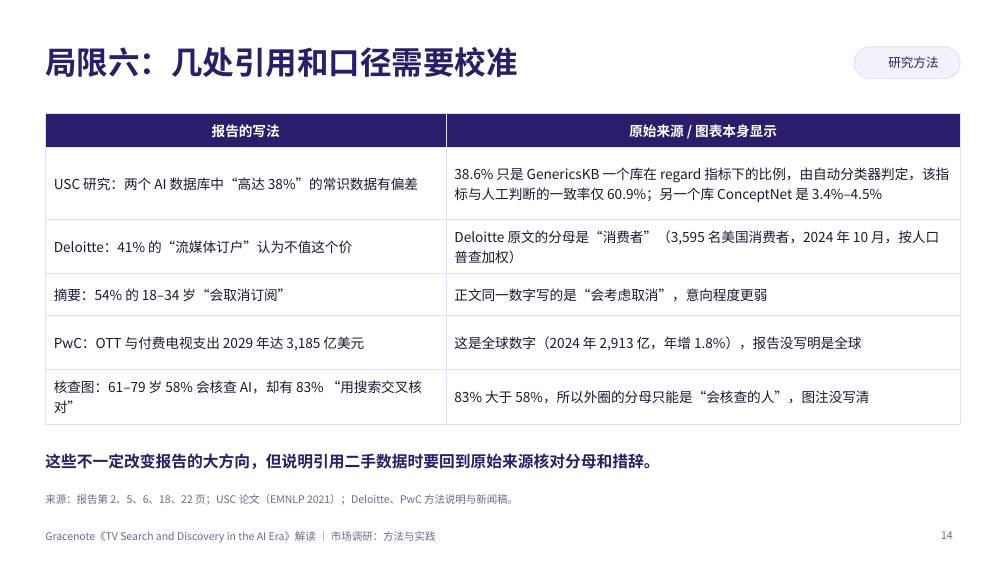
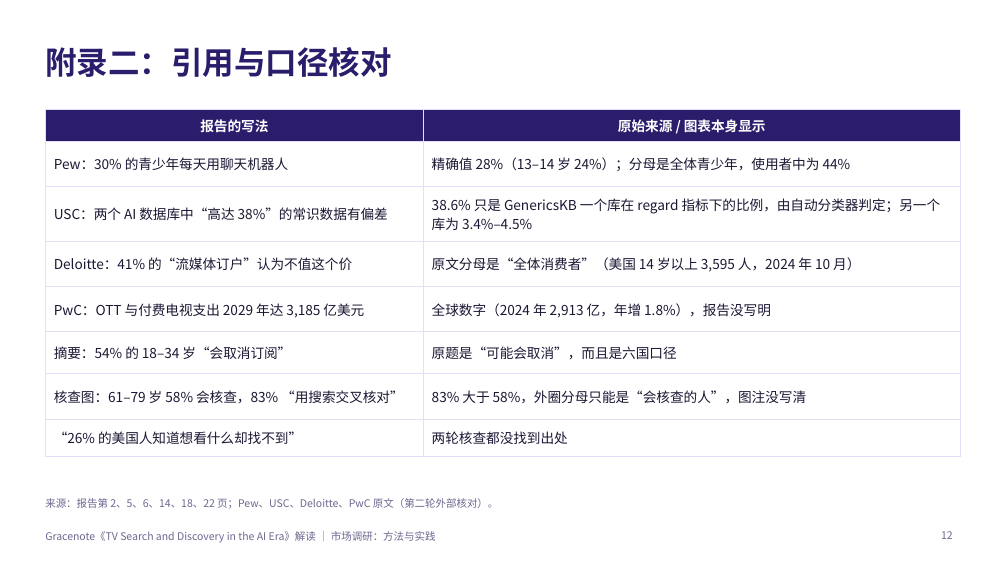
Before and after one commit to jayleo113/ppt, a slide deck: slide 12 of Gracenote_AI报告解读_课堂分享.pptx (slide 14 before the commit). Drawn at 1008x567 pixels with LibreOffice and Linux fonts; fonts in the diff are those of the drawing; background and template pictures are left out. Boxes give left, top, right and bottom in pixels: in the first picture for what was removed or moved away, otherwise in the second. Text is boxed around its words. In the diff, an @@ line names an element or a change of style, - is before the commit and + after.

```diff
--- a/Gracenote_AI报告解读_课堂分享.pptx
+++ b/Gracenote_AI报告解读_课堂分享.pptx
@@ title at bbox=[45, 47, 391, 77]: text changed @@
-局限六：几处引用和口径需要校准
+附录二：引用与口径核对
@@ rounded rectangle removed at bbox=[854, 47, 960, 79] @@
@@ text removed at bbox=[888, 56, 938, 68] @@
-研究方法
@@ table at bbox=[45, 110, 960, 448] @@
-row 2: USC 研究：两个 AI 数据库中“高达 38%”的常识数据有偏差 | 38.6% 只是 GenericsKB 一个库在 regard 指标下的比例，由自动分类器判定，该指标与人工判断的一致率仅 60.9%；另一个库 ConceptNet 是 3.4%–4.5%
-row 3: Deloitte：41% 的“流媒体订户”认为不值这个价 | Deloitte 原文的分母是“消费者”（3,595 名美国消费者，2024 年 10 月，按人口普查加权）
-row 4: 摘要：54% 的 18–34 岁“会取消订阅” | 正文同一数字写的是“会考虑取消”，意向程度更弱
-row 5: PwC：OTT 与付费电视支出 2029 年达 3,185 亿美元 | 这是全球数字（2024 年 2,913 亿，年增 1.8%），报告没写明是全球
-row 6: 核查图：61–79 岁 58% 会核查 AI，却有 83% “用搜索交叉核对” | 83% 大于 58%，所以外圈的分母只能是“会核查的人”，图注没写清
+row 2: Pew：30% 的青少年每天用聊天机器人 | 精确值 28%（13–14 岁 24%）；分母是全体青少年，使用者中为 44%
+row 3: USC：两个 AI 数据库中“高达 38%”的常识数据有偏差 | 38.6% 只是 GenericsKB 一个库在 regard 指标下的比例，由自动分类器判定；另一个库为 3.4%–4.5%
+row 4: Deloitte：41% 的“流媒体订户”认为不值这个价 | 原文分母是“全体消费者”（美国 14 岁以上 3,595 人，2024 年 10 月）
+row 5: PwC：OTT 与付费电视支出 2029 年达 3,185 亿美元 | 全球数字（2024 年 2,913 亿，年增 1.8%），报告没写明
+row 6: 摘要：54% 的 18–34 岁“会取消订阅” | 原题是“可能会取消”，而且是六国口径
+row 7: 核查图：61–79 岁 58% 会核查，83% “用搜索交叉核对” | 83% 大于 58%，外圈分母只能是“会核查的人”，图注没写清
+row 8: “26% 的美国人知道想看什么却找不到” | 两轮核查都没找到出处
@@ text removed at bbox=[45, 453, 659, 469] @@
-这些不一定改变报告的大方向，但说明引用二手数据时要回到原始来源核对分母和措辞。
@@ text at bbox=[45, 498, 499, 509]: text changed @@
-来源：报告第 2、5、6、18、22 页；USC 论文（EMNLP 2021）；Deloitte、PwC 方法说明与新闻稿。
+来源：报告第 2、5、6、14、18、22 页；Pew、USC、Deloitte、PwC 原文（第二轮外部核对）。
@@ page number at bbox=[941, 531, 953, 539]: text changed @@
-14
+12
```
Also in this commit, not shown: 7 other slides changed, 4 slides added, 8 slides removed, 4 other files.
